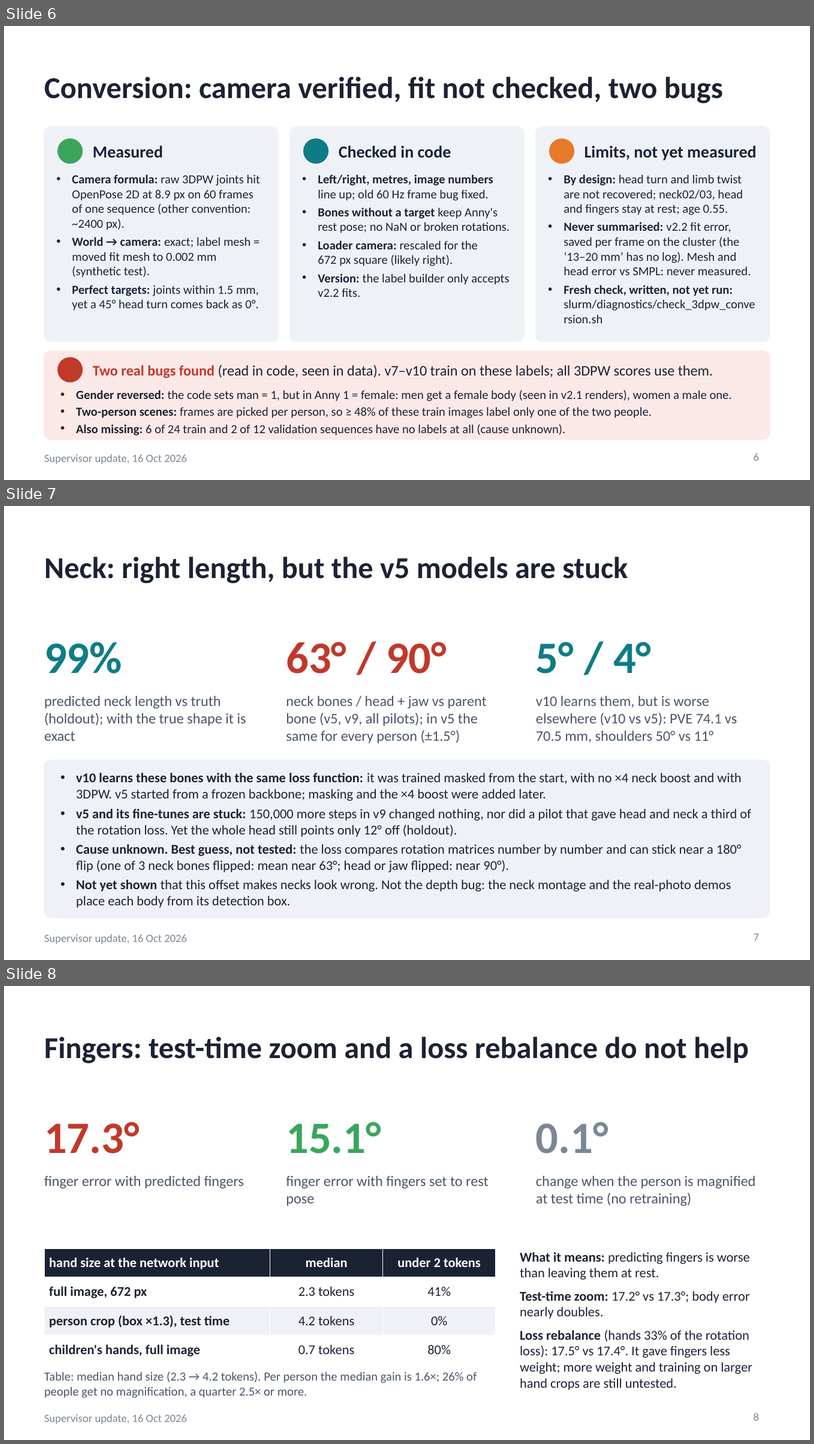
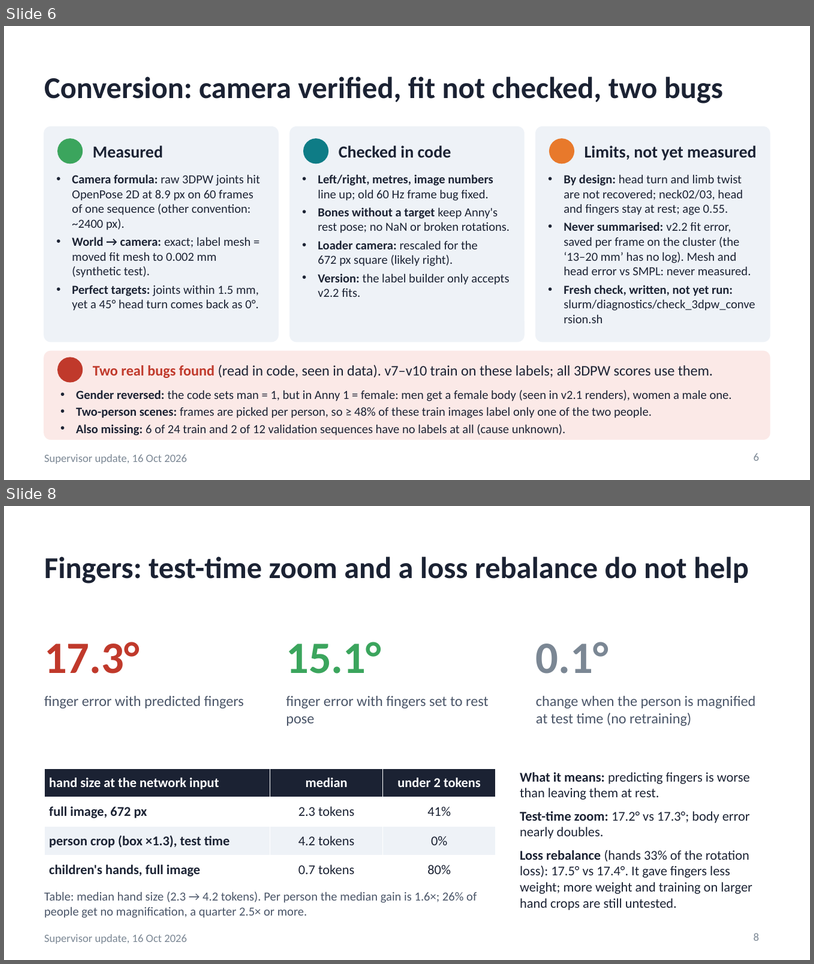
Before and after one commit to saadnajib/Multi-Person-Whole-Body-Human-Mesh-Recovery-in-a-Single-Shot-with-Annyone-dataset-and-3dpw-dataset, a slide deck: docs/supervisor_update_2026-10-16.pptx. Shown one above the other, each under a label of ours: slides 6, 7 and 8 before the commit, slides 6 and 8 after it; the slides between them are not shown. The pictures are 814x1444 and 814x964 pixels, drawn with LibreOffice and Linux fonts; fonts in the diff are those of the drawing. Boxes give left, top, right and bottom in pixels: in the first picture for what was removed or moved away, otherwise in the second. Text is boxed around its words. In the diff, an @@ line names an element or a change of style, - is before the commit and + after.

```diff
--- a/docs/supervisor_update_2026-10-16.pptx
+++ b/docs/supervisor_update_2026-10-16.pptx
@@ slide 7 removed at bbox=[4, 506, 810, 960], background #FFFFFF; not listed: 1 template element that a slide beside it also shows @@
@@ title removed at bbox=[44, 556, 628, 583] @@
-Neck: right length, but the v5 models are stuck
@@ text removed at bbox=[44, 642, 122, 673] @@
-99%
@@ text removed at bbox=[286, 642, 447, 673] @@
-63° / 90°
@@ text removed at bbox=[536, 642, 651, 673] @@
-5° / 4°
@@ text removed at bbox=[44, 696, 246, 741] @@
-predicted neck length vs truth (holdout); with the true shape it is exact
@@ text removed at bbox=[286, 696, 487, 743] @@
-neck bones / head + jaw vs parent bone (v5, v9, all pilots); in v5 the same for every person (±1.5°)
@@ text removed at bbox=[536, 696, 737, 742] @@
-v10 learns them, but is worse elsewhere (v10 vs v5): PVE 74.1 vs 70.5 mm, shoulders 50° vs 11°
@@ rounded rectangle removed at bbox=[44, 760, 770, 917] @@
@@ text removed at bbox=[76, 772, 752, 907] @@
-• v10 learns these bones with the same loss function: it was trained masked from the start, with no ×4 neck boost and with 3DPW. v5 started from a frozen backbone; masking and the ×4 boost were added later.
-• v5 and its fine-tunes are stuck: 150,000 more steps in v9 changed nothing, nor did a pilot that gave head and neck a third of the rotation loss. Yet the whole head still points only 12° off (holdout).
-• Cause unknown. Best guess, not tested: the loss compares rotation matrices number by number and can stick near a 180° flip (one of 3 neck bones flipped: mean near 63°; head or jaw flipped: near 90°).
-• Not yet shown that this offset makes necks look wrong. Not the depth bug: the neck montage and the real-photo demos place each body from its detection box.
@@ page number removed at bbox=[754, 933, 759, 940] @@
-7
```
Also in this commit, not shown: 4 slides changed, 1 slide added, 11 other files.
